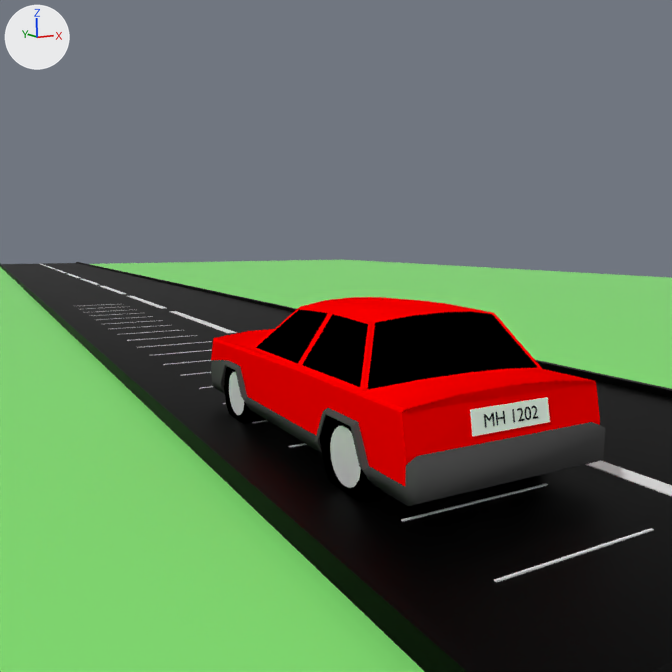
What one commit did to the Blender file humble.blend.
Both versions are drawn from the file's camera 'Camera'. The axes (+X, +Y, +Z) are drawn at upper left. The lights are the same throughout.

The older version as bpy lines, for what is in view:
```python
mat_body = diffuse_material('Body')
mat_body.base_color = (1.0, 0.0, 0.0)  # red #ff0000
me_cube = bpy.data.meshes.new('Cube')
me_cube.from_pydata([(-0.1, -2.5, -0.01), (-0.1, -2.5, 0.0), (-0.1, 2.5, -0.01), (-0.1, 2.5, 0.0), (0.1, -2.5, -0.01), (0.1, -2.5, 0.0), (0.1, 2.5, -0.01), (0.1, 2.5, 0.0)], [], [(0, 1, 3, 2), (2, 3, 7, 6), (6, 7, 5, 4), (4, 5, 1, 0), (2, 6, 4, 0), (7, 3, 1, 5)])
me_cube_002 = bpy.data.meshes.new('Cube.002')
me_cube_002.from_pydata(...)  # 1565 vertices, 1172 faces; spans x -1.04..1.06, y -2.39..2.27, z 0.0..1.59
# faces by material slot: [93, 27, 30, 92, 2, 24, 896, 8]
me_cube_002.materials.append(mat_body)  # red #ff0000
me_cube_002.materials.append(mat_black)  # black #000000
me_cube_002.materials.append(mat_window)  # black #000000
me_cube_002.materials.append(mat_bumpers)  # dark grey #4c4c4c
me_cube_002.materials.append(mat_lights)  # white #ffffff
me_cube_002.materials.append(mat_bottom)  # black #000000
me_cube_002.materials.append(mat_tires)  # black #000000
me_cube_002.materials.append(mat_wheels)  # light grey #cecece
me_plane_002 = bpy.data.meshes.new('Plane.002')
me_plane_002.from_pydata([(-30.0, -1.0, 0.0), (30.0, -1.0, 0.0), (-30.0, 59.0, 0.0), (30.0, 59.0, 0.0)], [], [(0, 1, 3, 2)])
me_plane_002.materials.append(mat_grass)  # green #88e777
ob_car = bpy.data.objects.new('Car', me_cube_002)
ob_car.location = (-1.4, 3.0, 0.0)
ob_car.rotation_euler = (0.0, 0.0, 3.142)  # degrees (0, 0, 180)
ob_cube = bpy.data.objects.new('Cube', me_cube)
ob_cube.location = (0.0, 1.5, 0.1)
_m = ob_cube.modifiers.new('Array', 'ARRAY')
_m.count = 10
_m.use_constant_offset = True
_m.constant_offset_displace = (0.0, 6.0, 0.0)
_m.use_relative_offset = False
ob_grass = bpy.data.objects.new('Grass', me_plane_002)
ob_grass.location = (0.0, 0.0, 0.0)
# also in view: 'Road' at (0.0, 29.0, 0.1); 'plate' at (-1.4, 0.9, 0.8); 'marks' at (-1.5, 9.5, 0.1)
```
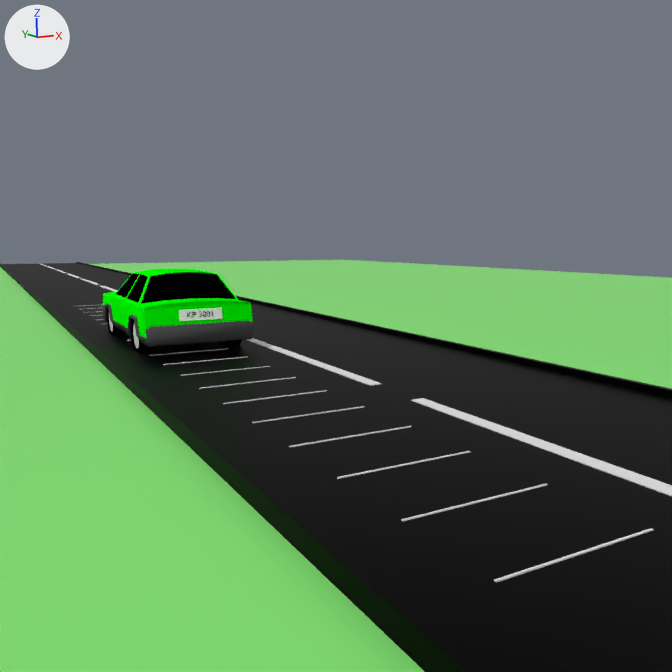
What the commit changed:
Material 'Body' (mat_body) changes colour from red #ff0000 to green #00ff00; in linear values from (1.0, 0.0, 0.0) to (0.0, 1.0, 0.0).
Object 'Car' (ob_car) moves from (-1.4, 3.0, 0.0) to (-1.4, 10.91, 0.0).

Boxes [x1, y1, x2, y2] around the edits, measured in the pictures (672 x 672 px):
'Car', recoloured, moved: before [211, 297, 605, 506]; after [103, 269, 253, 353]
'plate', moved: before [470, 397, 550, 436]; after [179, 308, 222, 321]
'plate_text', moved: before [484, 406, 538, 428]; after [187, 311, 213, 318]
